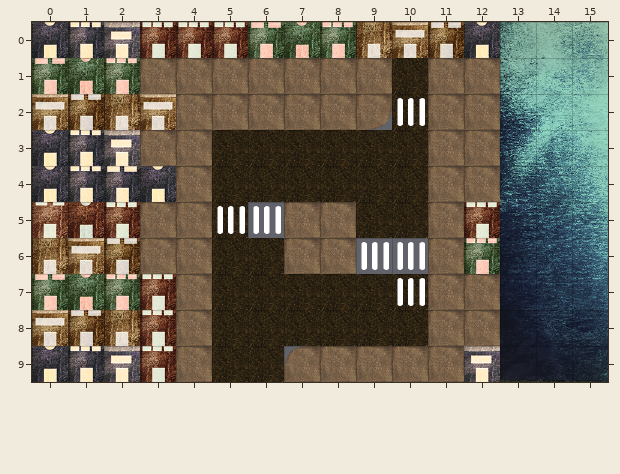
Tiled map: assets/streetpirates-city2.tmx. The first picture shows the starting point.
Cells are 60x60 px. Shown: x 0..15, y 0..9.
Once edited:
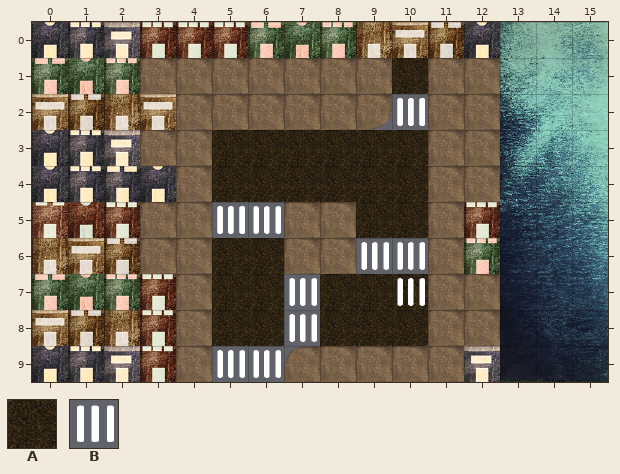
Key: from "city_tiles_oct28": A 10; from "map_tiles (2)": B 9.
_ is an empty cell.
From old to new:
Layer "Tile Layer 1":
y 2: x 10 A -> B
y 5: x 5 A -> B
y 7..8: x 7 A -> B
y 9: x 5..6 AA -> BB
Pixel boxes of the changes (left, top, right, bottom) in both pictures:
changed: (392, 94, 428, 130)
changed: (212, 202, 248, 238)
changed: (212, 274, 320, 382)
